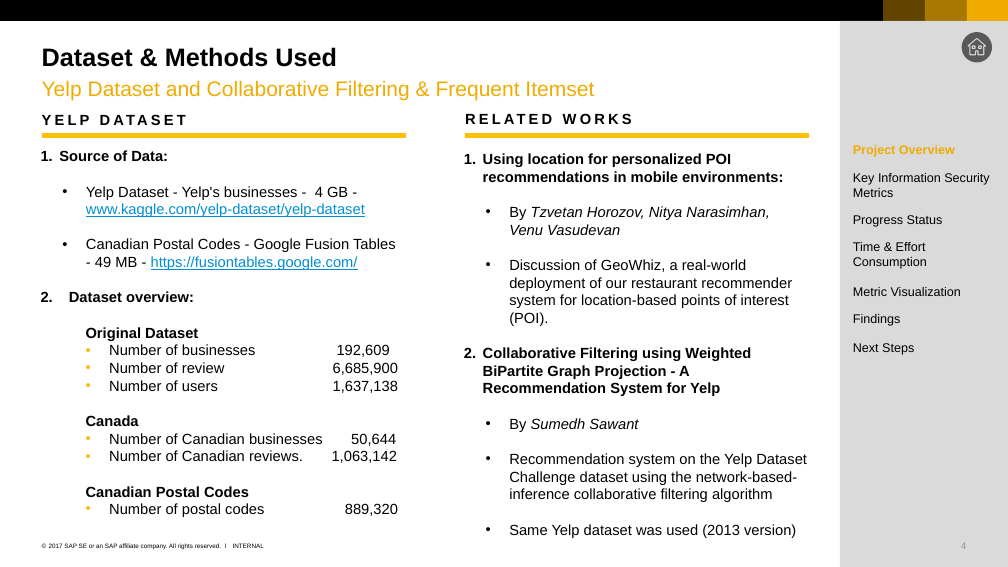
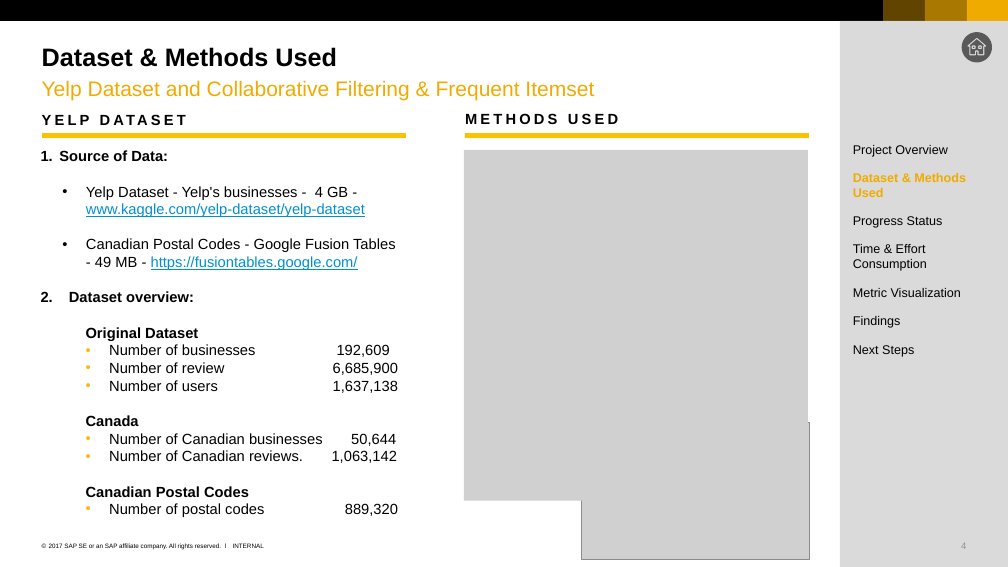
Before and after one commit to nguyenthanhtung2605/yelp-data-analysis, a slide deck: slide 4 of project_yelp_recommendation/yelp_presentation.pptx. Drawn at 1008x567 pixels with LibreOffice and Linux fonts; fonts in the diff are those of the drawing; grey boxes stand for pictures. Boxes give left, top, right and bottom in pixels: in the first picture for what was removed or moved away, otherwise in the second. Text is boxed around its words. In the diff, an @@ line names an element or a change of style, - is before the commit and + after.

```diff
--- a/project_yelp_recommendation/yelp_presentation.pptx
+++ b/project_yelp_recommendation/yelp_presentation.pptx
@@ text at bbox=[465, 113, 618, 124]: text changed @@
-RELATED WORKS
+METHODS USED
@@ text "Project Overview" at bbox=[853, 145, 947, 157]: text colour #F0AB00 to #000000, bold off @@
@@ picture added at bbox=[464, 150, 808, 500] @@
@@ text removed at bbox=[483, 153, 807, 538] @@
-1. Using location for personalized POI recommendations in mobile environments:
-  • By Tzvetan Horozov, Nitya Narasimhan, Venu Vasudevan
-  • Discussion of GeoWhiz, a real-world deployment of our restaurant recommender system for location-based points of interest (POI).
-2. Collaborative Filtering using Weighted BiPartite Graph Projection - A Recommendation System for Yelp
-  • By Sumedh Sawant
-  • Recommendation system on the Yelp Dataset Challenge dataset using the network-based-inference collaborative filtering algorithm
-  • Same Yelp dataset was used (2013 version)
@@ text removed at bbox=[853, 173, 989, 197] @@
-Key Information Security Metrics
@@ text added at bbox=[853, 173, 966, 197], 12 pt, text #F0AB00, bold @@
+Dataset & Methods Used
@@ picture added at bbox=[581, 422, 809, 560] @@
```
Also in this commit, not shown: 2 other slides changed, 1 other file.
